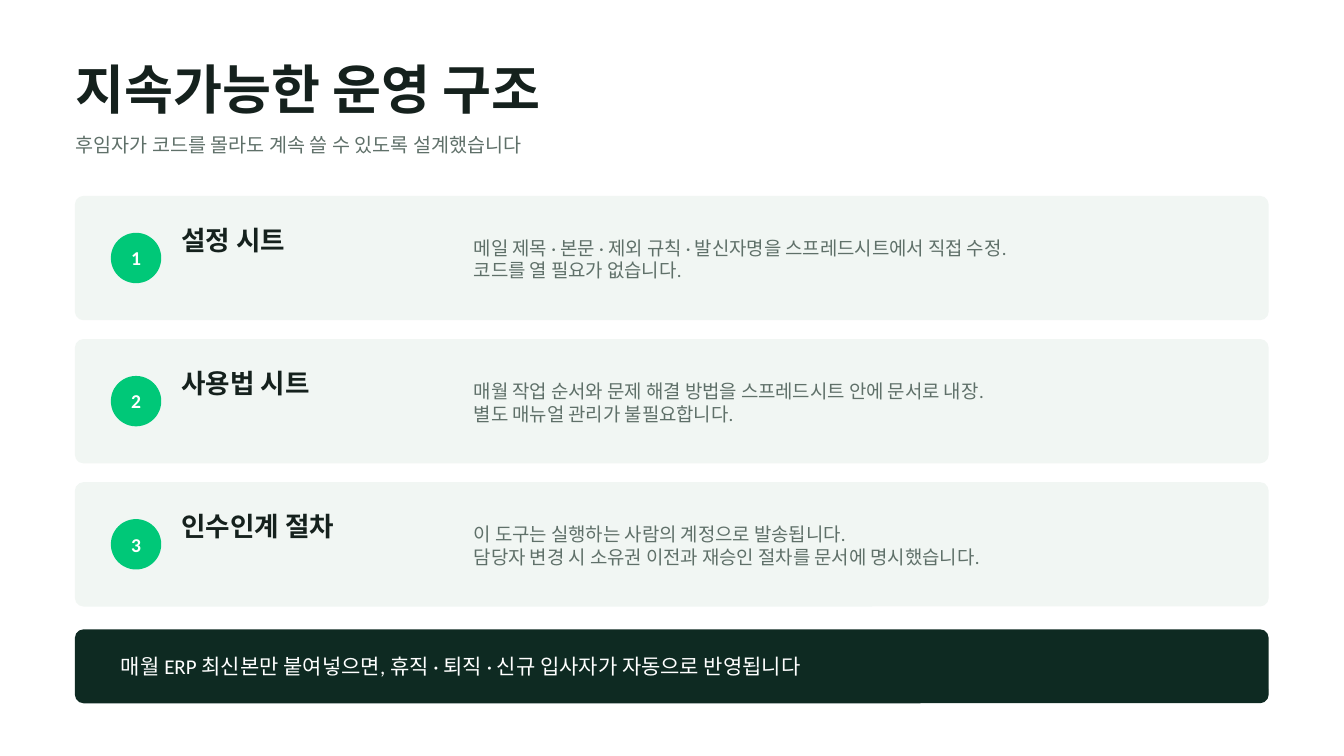
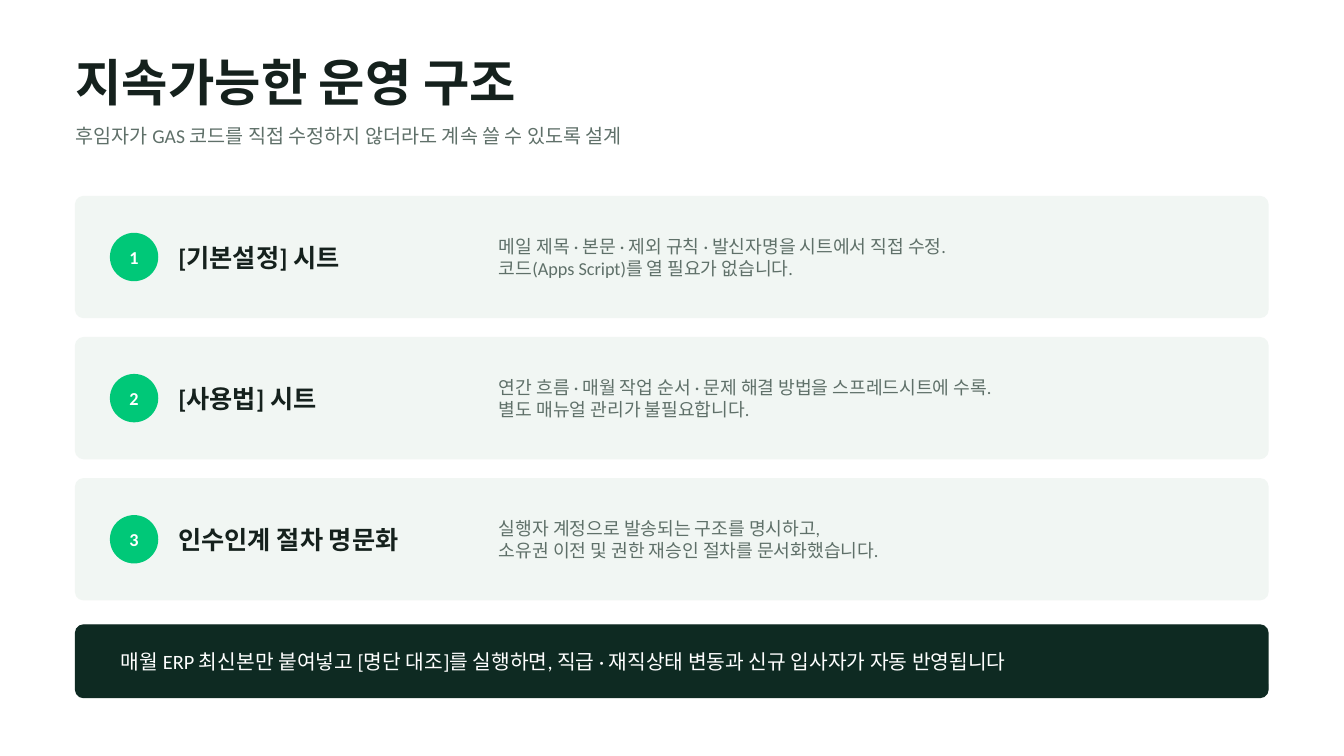
Before and after one commit to lightup971/-, a slide deck: slide 9 of bureung-automation/생일휴가_자동화_PT.pptx (slide 8 before the commit). Drawn at 1344x756 pixels with LibreOffice and Linux fonts; fonts in the diff are those of the drawing. Boxes give left, top, right and bottom in pixels: in the first picture for what was removed or moved away, otherwise in the second. Text is boxed around its words. In the diff, an @@ line names an element or a change of style, - is before the commit and + after.

```diff
--- a/bureung-automation/생일휴가_자동화_PT.pptx
+++ b/bureung-automation/생일휴가_자동화_PT.pptx
@@ text "지속가능한 운영 구조" at (76,58,516,106): size 38 to 36 pt @@
@@ text at (76,126,622,145): text changed @@
-후임자가 코드를 몰라도 계속 쓸 수 있도록 설계했습니다
+후임자가 GAS 코드를 직접 수정하지 않더라도 계속 쓸 수 있도록 설계
@@ text at (499,238,946,278): text changed; size 13.5 to 13 pt @@
-메일 제목 · 본문 · 제외 규칙 · 발신자명을 스프레드시트에서 직접 수정.
-코드를 열 필요가 없습니다.
+메일 제목 · 본문 · 제외 규칙 · 발신자명을 시트에서 직접 수정.
+코드(Apps Script)를 열 필요가 없습니다.
@@ text at (178,246,339,271): text changed; size 19 to 18 pt @@
-설정 시트
+[기본설정] 시트
@@ rounded rectangle: place and size @@
-rounded rectangle at (76,340,1268,463)
+rounded rectangle at (76,338,1268,459)
@@ text "연간 흐름 · 매월 작업 ...": place and size @@
-text "연간 흐름 · 매월 작업 ..." at (474,382,984,423)
+text "연간 흐름 · 매월 작업 ..." at (499,379,992,418)
@@ ellipse: place and size @@
-ellipse at (111,376,161,426)
+ellipse at (110,374,158,422)
@@ text at (178,387,316,412): text changed; size 19 to 18 pt @@
-사용법 시트
+[사용법] 시트
@@ text at (499,379,992,396): text changed; size 13.5 to 13 pt @@
-매월 작업 순서와 문제 해결 방법을 스프레드시트 안에 문서로 내장.
+연간 흐름 · 매월 작업 순서 · 문제 해결 방법을 스프레드시트에 수록.
@@ text at (499,401,750,418): size 13.5 to 13 pt in "별도 매뉴얼 관리가 불필요합니다." @@
@@ proportions changed in 3 elements at (76,197,1268,318), (76,338,1268,459), (76,479,1268,600) @@
@@ size 14 to 13 pt in 3 elements at (129,252,138,264), (129,393,138,405), (129,534,138,546) @@
@@ 2 rounded rectangles, 1 ellipse: place and size @@
-2 rounded rectangles, 1 ellipse at (76,483,1268,703)
+2 rounded rectangles, 1 ellipse at (76,479,1268,698)
@@ text at (178,528,399,552): text changed; size 19 to 18 pt @@
-인수인계 절차
+인수인계 절차 명문화
@@ text at (499,520,878,559): text changed; size 13.5 to 13 pt @@
-이 도구는 실행하는 사람의 계정으로 발송됩니다.
-담당자 변경 시 소유권 이전과 재승인 절차를 문서에 명시했습니다.
+실행자 계정으로 발송되는 구조를 명시하고,
+소유권 이전 및 권한 재승인 절차를 문서화했습니다.
@@ text at (121,652,1006,672): text changed; size 15 to 14.5 pt @@
-매월 ERP 최신본만 붙여넣으면, 휴직 · 퇴직 · 신규 입사자가 자동으로 반영됩니다
+매월 ERP 최신본만 붙여넣고 [명단 대조]를 실행하면, 직급 · 재직상태 변동과 신규 입사자가 자동 반영됩니다
```
Also in this commit, not shown: 7 other slides changed, 3 slides added, 2 slides removed, 1 other file.
